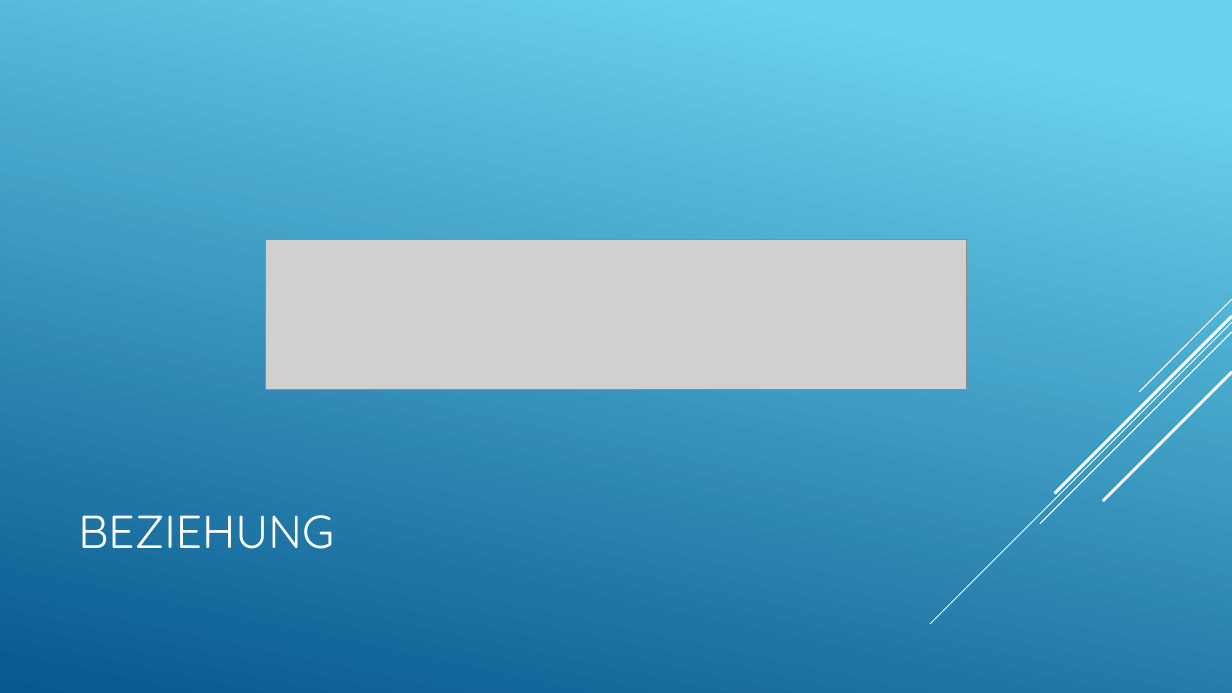
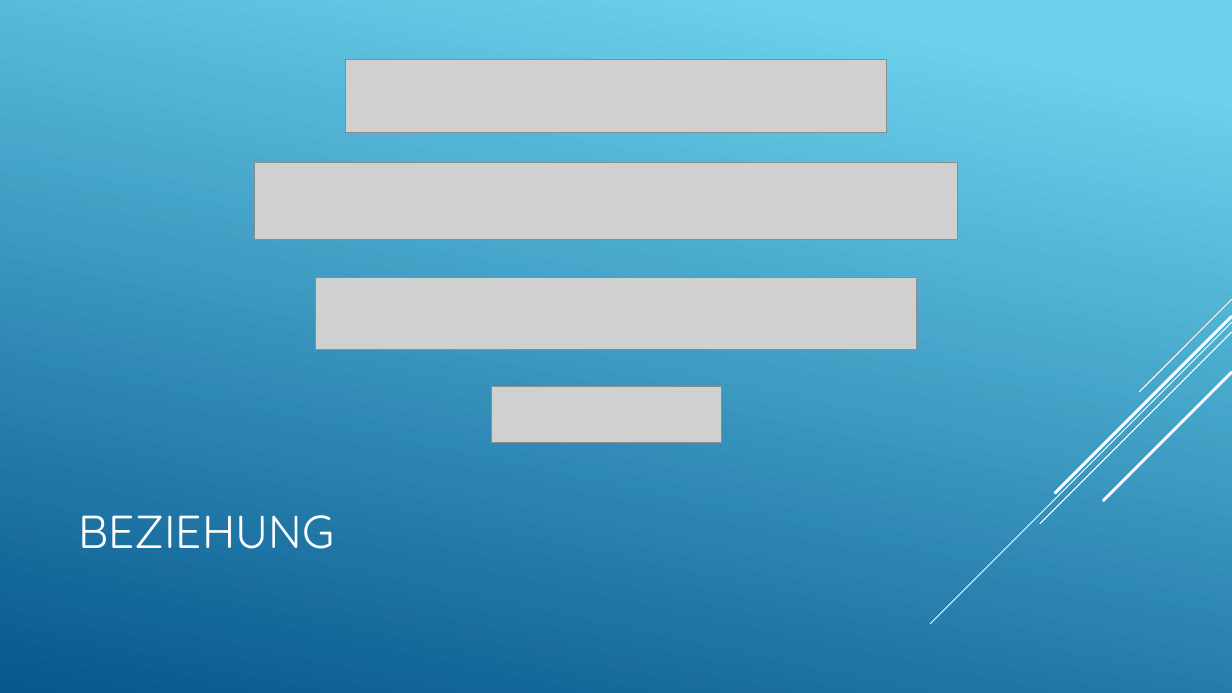
Before and after one commit to LucaRitz/informatik_seminar_gan, a slide deck: slide 17 of GAN.pptx. Drawn at 1232x693 pixels with LibreOffice and Linux fonts; fonts in the diff are those of the drawing; grey boxes stand for pictures. Boxes give left, top, right and bottom in pixels: in the first picture for what was removed or moved away, otherwise in the second. Text is boxed around its words. In the diff, an @@ line names an element or a change of style, - is before the commit and + after.

```diff
--- a/GAN.pptx
+++ b/GAN.pptx
@@ picture added at box(346, 60, 886, 133) @@
@@ picture added at box(254, 163, 958, 239) @@
@@ picture removed at box(266, 239, 967, 389) @@
@@ picture added at box(315, 277, 917, 349) @@
@@ picture added at box(492, 386, 722, 443) @@
```
Also in this commit, not shown: 2 other files.
